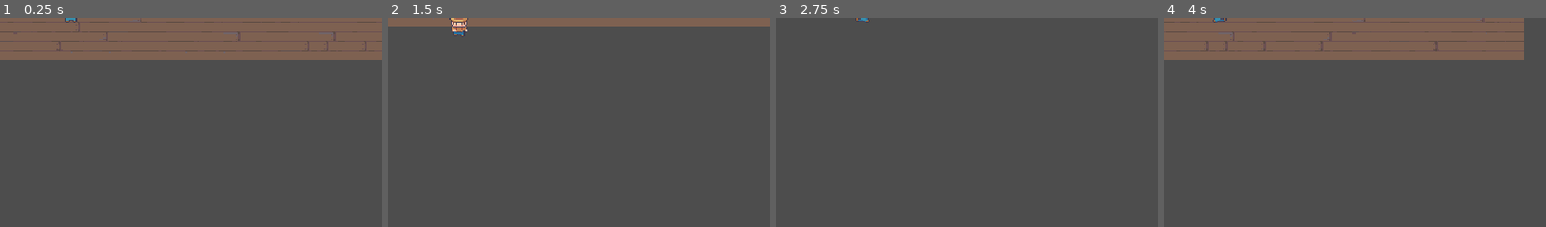
Above: before the commit, frames 1-4 (left to right).
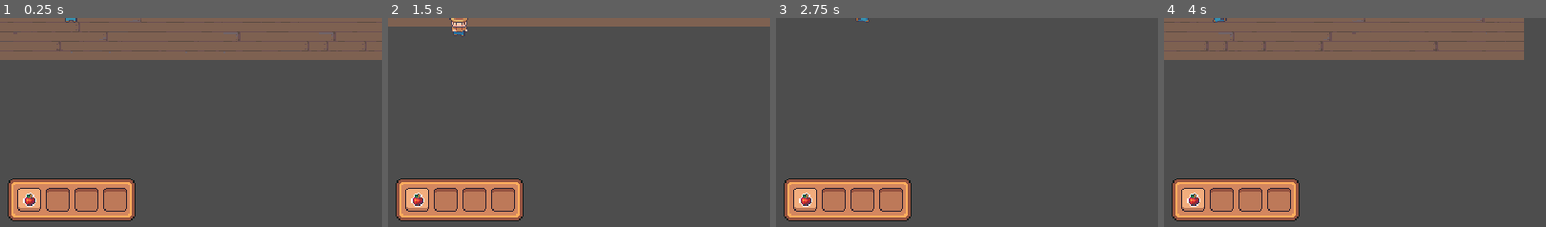
Above: after the commit, the same moments.

Repository: danielsyang/grocery_store_simulator
Game: Godot game, scene res://scenes/main.tscn
The game is run twice, just before and just after one commit, with the same random seed, the same clock (stepped at 60 frames per second) and the same inputs.
Inputs (mouse positions are % of the whole screen's width and height, from its top left):
- Up to frame 1 (0.25 s): no input
- Up to frame 2 (1.5 s): move the mouse to (72, 46) at 0.52 s; press the mouse at (72, 46) at 0.53 s; hold D (move_right) 0.53-1.28 s; move the mouse to (30, 56) at 1.27 s; release the mouse at (30, 56) at 1.28 s; hold S (move_down) from 1.28 s (still down); click (30, 56) at 1.35 s
- Up to frame 3 (2.75 s): move the mouse to (60, 29) at 2.02 s; release S (move_down) at 2.03 s; press the mouse at (60, 29) at 2.03 s; hold D (move_right) from 2.03 s (still down)
- Up to frame 4 (4 s): move the mouse to (45, 72) at 2.77 s; release D (move_right) at 2.78 s; release the mouse at (45, 72) at 2.78 s; hold W (move_up) 2.78-3.53 s; click (45, 72) at 2.85 s; move the mouse to (80, 67) at 3.52 s; press the mouse at (80, 67) at 3.53 s; hold A (move_left) from 3.53 s (still down)
The pictures show only the part of the screen within x 41-91%, y 50-100%; the shares and areas given below are measured in that part.

The runs differ from the first frame. In frame 1, 6.8% of the frame differs, in the area x 2-36%, y 76-98%; in frame 2, 6.8%; in frame 3, 6.8%; in frame 4, 6.8%.

Commit message:
feat: added inventory and inventory item

Diff:
--- a/resources/inventory/items/apple.tres
+++ b/resources/inventory/items/apple.tres
@@ -1,15 +1,11 @@
-[gd_resource type="Resource" script_class="InventoryItem" load_steps=4 format=3 uid="uid://22pvcksrehjw"]
+[gd_resource type="Resource" script_class="InventoryItem" load_steps=3 format=3 uid="uid://22pvcksrehjw"]
 
 [ext_resource type="Script" uid="uid://br2owerb48bht" path="res://resources/inventory/inventory_item.gd" id="1_q4jh4"]
-[ext_resource type="Texture2D" uid="uid://dona075k0jm62" path="res://resources/inventory/items/Pickup_Items.png" id="2_xy1c7"]
-
-[sub_resource type="AtlasTexture" id="AtlasTexture_rp1yf"]
-atlas = ExtResource("2_xy1c7")
-region = Rect2(0, 64, 16, 16)
+[ext_resource type="Texture2D" uid="uid://dttuyf8e6kma2" path="res://resources/inventory/items/apple.png" id="2_xy1c7"]
 
 [resource]
 script = ExtResource("1_q4jh4")
 id = "1"
 name = "Apple"
-texture = SubResource("AtlasTexture_rp1yf")
+texture = ExtResource("2_xy1c7")
 metadata/_custom_type_script = "uid://br2owerb48bht"
--- a/resources/inventory/player_inventory_resource.tres
+++ b/resources/inventory/player_inventory_resource.tres
@@ -1,9 +1,10 @@
-[gd_resource type="Resource" script_class="Inventory" load_steps=3 format=3 uid="uid://bnytmquvkofu3"]
+[gd_resource type="Resource" script_class="Inventory" load_steps=4 format=3 uid="uid://bnytmquvkofu3"]
 
 [ext_resource type="Script" uid="uid://br2owerb48bht" path="res://resources/inventory/inventory_item.gd" id="1_x0xj1"]
 [ext_resource type="Script" uid="uid://dm71fpnusirmc" path="res://resources/inventory/inventory.gd" id="2_3od44"]
+[ext_resource type="Resource" uid="uid://22pvcksrehjw" path="res://resources/inventory/items/apple.tres" id="2_8naus"]
 
 [resource]
 script = ExtResource("2_3od44")
-items = Array[ExtResource("1_x0xj1")]([null, null, null])
+items = Array[ExtResource("1_x0xj1")]([ExtResource("2_8naus"), null, null, null])
 metadata/_custom_type_script = "uid://dm71fpnusirmc"
--- /dev/null
+++ b/scenes/inventory_gui/inventory_gui.gd
@@ -0,0 +1,17 @@
+extends CanvasLayer
+
+@onready var inventory: Inventory = preload("res://resources/inventory/player_inventory_resource.tres")
+@onready var slots: Array = %SlotContainer.get_children()
+
+func _ready():
+	var slot_container = %SlotContainer as GridContainer
+
+	if slot_container == null:
+		return
+
+	for i in slot_container.get_child_count():
+		slots[i].update_item(inventory.items[i])
+
+
+func update_inventory():
+	pass
--- /dev/null
+++ b/scenes/inventory_gui/inventory_gui.tscn
@@ -0,0 +1,61 @@
+[gd_scene load_steps=4 format=3 uid="uid://cawt5d5p61c7a"]
+
+[ext_resource type="Script" uid="uid://b0q8yewctbru4" path="res://scenes/inventory_gui/inventory_gui.gd" id="1_kd4r4"]
+[ext_resource type="Texture2D" uid="uid://d02klc5wb5ndt" path="res://scenes/inventory_gui/Inventory_rect.png" id="1_u6510"]
+[ext_resource type="PackedScene" uid="uid://byyncrkk8ipj4" path="res://scenes/inventory_gui/inventory_slot.tscn" id="2_onpxd"]
+
+[node name="InventoryGui" type="CanvasLayer"]
+script = ExtResource("1_kd4r4")
+
+[node name="Control" type="Control" parent="."]
+custom_minimum_size = Vector2(107, 36)
+layout_mode = 3
+anchors_preset = 7
+anchor_left = 0.5
+anchor_top = 1.0
+anchor_right = 0.5
+anchor_bottom = 1.0
+offset_left = -53.5
+offset_top = -36.0
+offset_right = 53.5
+offset_bottom = -14.0
+grow_horizontal = 2
+grow_vertical = 0
+
+[node name="NinePatchRect" type="NinePatchRect" parent="Control"]
+layout_mode = 0
+offset_right = 107.0
+offset_bottom = 36.0
+texture = ExtResource("1_u6510")
+patch_margin_left = 6
+patch_margin_top = 6
+patch_margin_right = 6
+patch_margin_bottom = 6
+
+[node name="SlotContainer" type="GridContainer" parent="Control/NinePatchRect"]
+unique_name_in_owner = true
+layout_mode = 1
+anchors_preset = 8
+anchor_left = 0.5
+anchor_top = 0.5
+anchor_right = 0.5
+anchor_bottom = 0.5
+offset_left = -46.0
+offset_top = -20.0
+offset_right = 46.0
+offset_bottom = 20.0
+grow_horizontal = 2
+grow_vertical = 2
+columns = 4
+
+[node name="InventorySlot" parent="Control/NinePatchRect/SlotContainer" instance=ExtResource("2_onpxd")]
+layout_mode = 2
+
+[node name="InventorySlot2" parent="Control/NinePatchRect/SlotContainer" instance=ExtResource("2_onpxd")]
+layout_mode = 2
+
+[node name="InventorySlot3" parent="Control/NinePatchRect/SlotContainer" instance=ExtResource("2_onpxd")]
+layout_mode = 2
+
+[node name="InventorySlot4" parent="Control/NinePatchRect/SlotContainer" instance=ExtResource("2_onpxd")]
+layout_mode = 2
--- /dev/null
+++ b/scenes/inventory_gui/inventory_slot.gd
@@ -0,0 +1,13 @@
+extends Panel
+
+@onready var background_sprite: Sprite2D = $Background
+@onready var item_sprite: Sprite2D = $Item
+
+func update_item(item: InventoryItem):
+    if item == null:
+        background_sprite.frame = 0
+        item_sprite.visible = false
+    else:
+        background_sprite.frame = 1
+        item_sprite.visible = true
+        item_sprite.texture = item.texture
--- /dev/null
+++ b/scenes/inventory_gui/inventory_slot.tscn
@@ -0,0 +1,26 @@
+[gd_scene load_steps=3 format=3 uid="uid://byyncrkk8ipj4"]
+
+[ext_resource type="Script" uid="uid://c3ixepx5fhjbn" path="res://scenes/inventory_gui/inventory_slot.gd" id="1_g1vn4"]
+[ext_resource type="Texture2D" uid="uid://w8ksa88npufd" path="res://scenes/inventory_gui/inventory_slot.png" id="1_o61bo"]
+
+[node name="InventorySlot" type="Panel"]
+self_modulate = Color(1, 1, 1, 0)
+custom_minimum_size = Vector2(20, 20)
+anchors_preset = 15
+anchor_right = 1.0
+anchor_bottom = 1.0
+offset_top = 1.0
+offset_right = -620.0
+offset_bottom = -339.0
+grow_horizontal = 2
+grow_vertical = 2
+script = ExtResource("1_g1vn4")
+
+[node name="Background" type="Sprite2D" parent="."]
+texture = ExtResource("1_o61bo")
+centered = false
+offset = Vector2(0, 10)
+vframes = 2
+
+[node name="Item" type="Sprite2D" parent="."]
+position = Vector2(10, 20)
--- a/scenes/main.tscn
+++ b/scenes/main.tscn
@@ -1,9 +1,10 @@
-[gd_scene load_steps=5 format=3 uid="uid://dtn21fq8qhgvr"]
+[gd_scene load_steps=6 format=3 uid="uid://dtn21fq8qhgvr"]
 
 [ext_resource type="Script" uid="uid://bpekt4ld4d03a" path="res://scenes/game_camera.gd" id="1_0wfyh"]
 [ext_resource type="PackedScene" uid="uid://b7ju17kqe2rub" path="res://scenes/player/player.tscn" id="1_o5qli"]
 [ext_resource type="PackedScene" uid="uid://bwb5qvhvtdhlv" path="res://scenes/trees/tree.tscn" id="3_sugp2"]
 [ext_resource type="TileSet" uid="uid://0knyrak012yr" path="res://resources/tile_set.tres" id="4_jyhfs"]
+[ext_resource type="PackedScene" uid="uid://cawt5d5p61c7a" path="res://scenes/inventory_gui/inventory_gui.tscn" id="5_tbgi4"]
 
 [node name="Main" type="Node2D"]
 
@@ -28,3 +29,5 @@
 
 [node name="Player" parent="." instance=ExtResource("1_o5qli")]
 position = Vector2(32, 37)
+
+[node name="InventoryGui" parent="Player" instance=ExtResource("5_tbgi4")]
Binary file removed: resources/inventory/items/Pickup_Items.png
Binary file added: resources/inventory/items/apple.png
Not shown, changed: resources/inventory/items/apple.png.import
Binary file added: scenes/inventory_gui/Inventory_rect.png
Not shown, added: scenes/inventory_gui/Inventory_rect.png.import
Not shown, added: scenes/inventory_gui/inventory_gui.gd.uid
Not shown, added: scenes/inventory_gui/inventory_slot.gd.uid
Binary file added: scenes/inventory_gui/inventory_slot.png
Not shown, added: scenes/inventory_gui/inventory_slot.png.import
